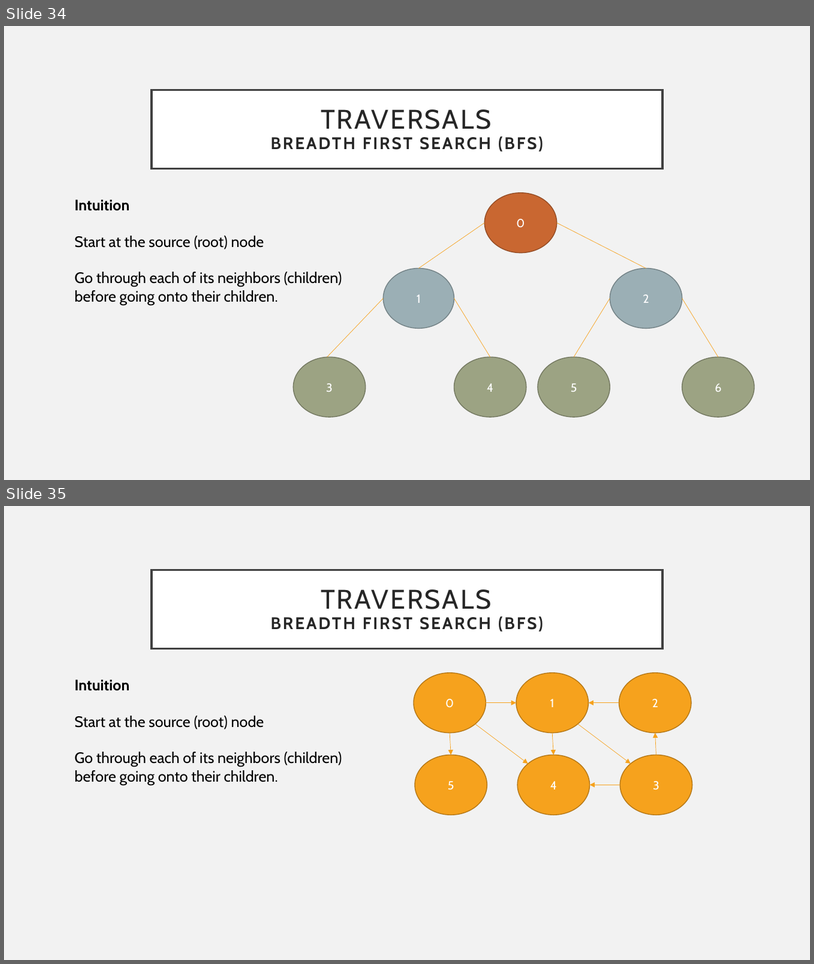
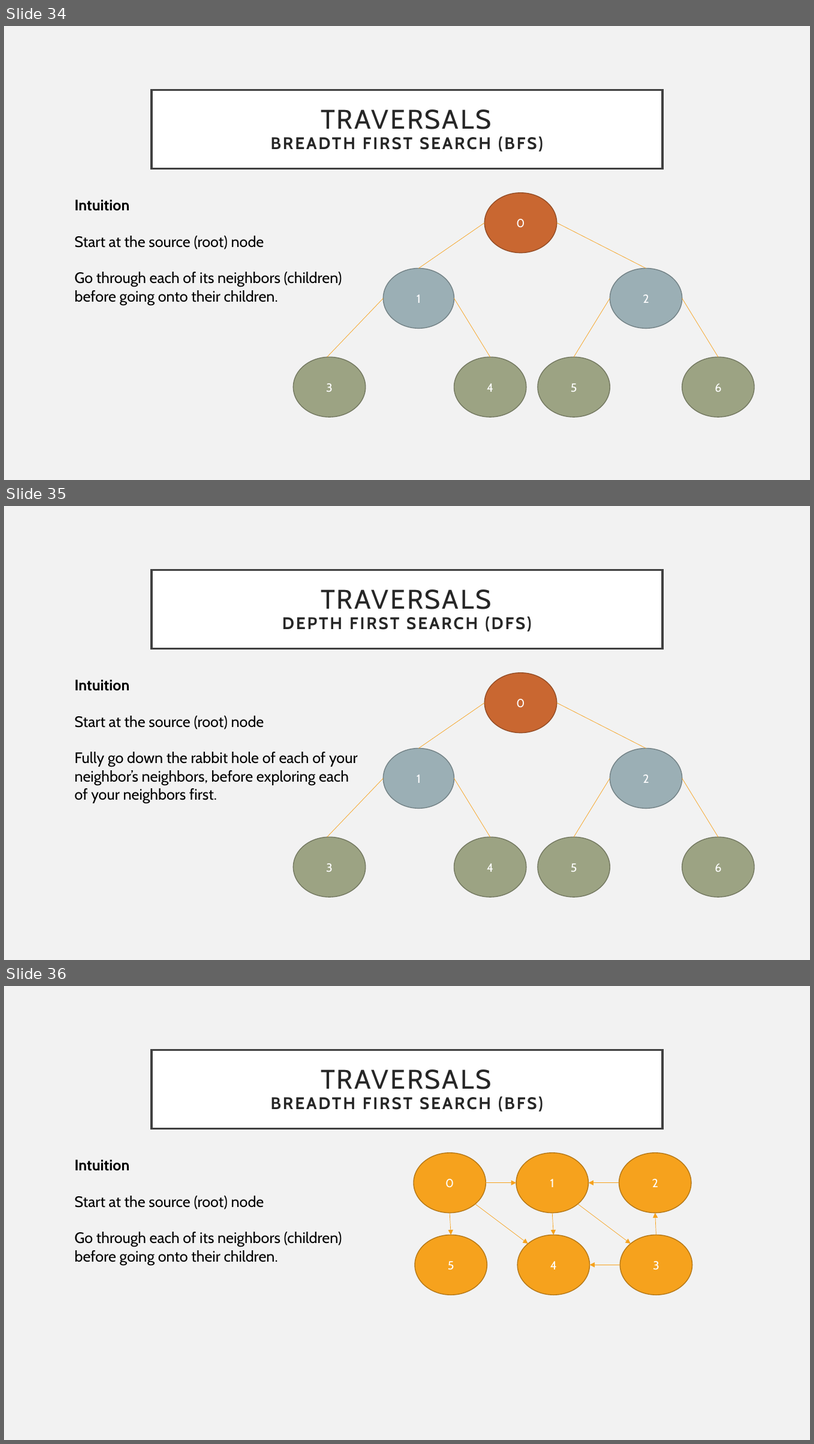
Before and after one commit to sidthekid134/coda-algo-club, a slide deck: Fifth Meeting - Graphs and Trees - 09-27-2017/graphs-and-trees.pptx. Shown one above the other, each under a label of ours: slides 34 and 35 before the commit, slides 34, 35 and 36 after it. The pictures are 814x964 and 814x1444 pixels, drawn with LibreOffice and Linux fonts; fonts in the diff are those of the drawing. Boxes give left, top, right and bottom in pixels: in the first picture for what was removed or moved away, otherwise in the second. Text is boxed around its words. In the diff, an @@ line names an element or a change of style, - is before the commit and + after.

```diff
--- a/Fifth Meeting - Graphs and Trees - 09-27-2017/graphs-and-trees.pptx
+++ b/Fifth Meeting - Graphs and Trees - 09-27-2017/graphs-and-trees.pptx
@@ slide 35 added at [4, 506, 810, 960], background #F2F2F2 @@
@@ title added at [152, 570, 663, 648], fill #FFFFFF, outline #404040 2.5 pt, 20 pt, text #262626, bold @@
+TRAVERSALS
+DEPTH FIRST SEARCH (DFS)
@@ text added at [75, 679, 358, 803], 18 pt, text #000000 @@
+Intuition
+Start at the source (root) node
+Fully go down the rabbit hole of each of your neighbor’s neighbors, before exploring each of your neighbors first.
@@ ellipse added at [485, 673, 557, 733], fill #C96731, outline #954C24 1 pt, 14 pt, text #FFFFFF @@
+0
@@ line added from (485, 703) to (419, 748), #F6A21D 0.5 pt @@
@@ line added from (557, 703) to (647, 748), #F6A21D 0.5 pt @@
@@ ellipse added at [383, 748, 454, 808], fill #9BAFB5, outline #738186 1 pt, 14 pt, text #FFFFFF @@
+1
@@ ellipse added at [610, 748, 682, 808], fill #9BAFB5, outline #738186 1 pt, 14 pt, text #FFFFFF @@
+2
@@ line added from (383, 778) to (327, 837), #F6A21D 0.5 pt @@
@@ line added from (455, 778) to (491, 837), #F6A21D 0.5 pt @@
@@ line added from (610, 778) to (575, 837), #F6A21D 0.5 pt @@
@@ line added from (683, 778) to (719, 837), #F6A21D 0.5 pt @@
@@ ellipse added at [294, 837, 366, 897], fill #9CA383, outline #737961 1 pt, 14 pt, text #FFFFFF @@
+3
@@ ellipse added at [455, 837, 527, 897], fill #9CA383, outline #737961 1 pt, 14 pt, text #FFFFFF @@
+4
@@ ellipse added at [538, 837, 610, 897], fill #9CA383, outline #737961 1 pt, 14 pt, text #FFFFFF @@
+5
@@ ellipse added at [683, 837, 755, 897], fill #9CA383, outline #737961 1 pt, 14 pt, text #FFFFFF @@
+6
@@ what was slide 35 is now slide 36 @@
```
Also in this commit, not shown: 1 slide changed.
